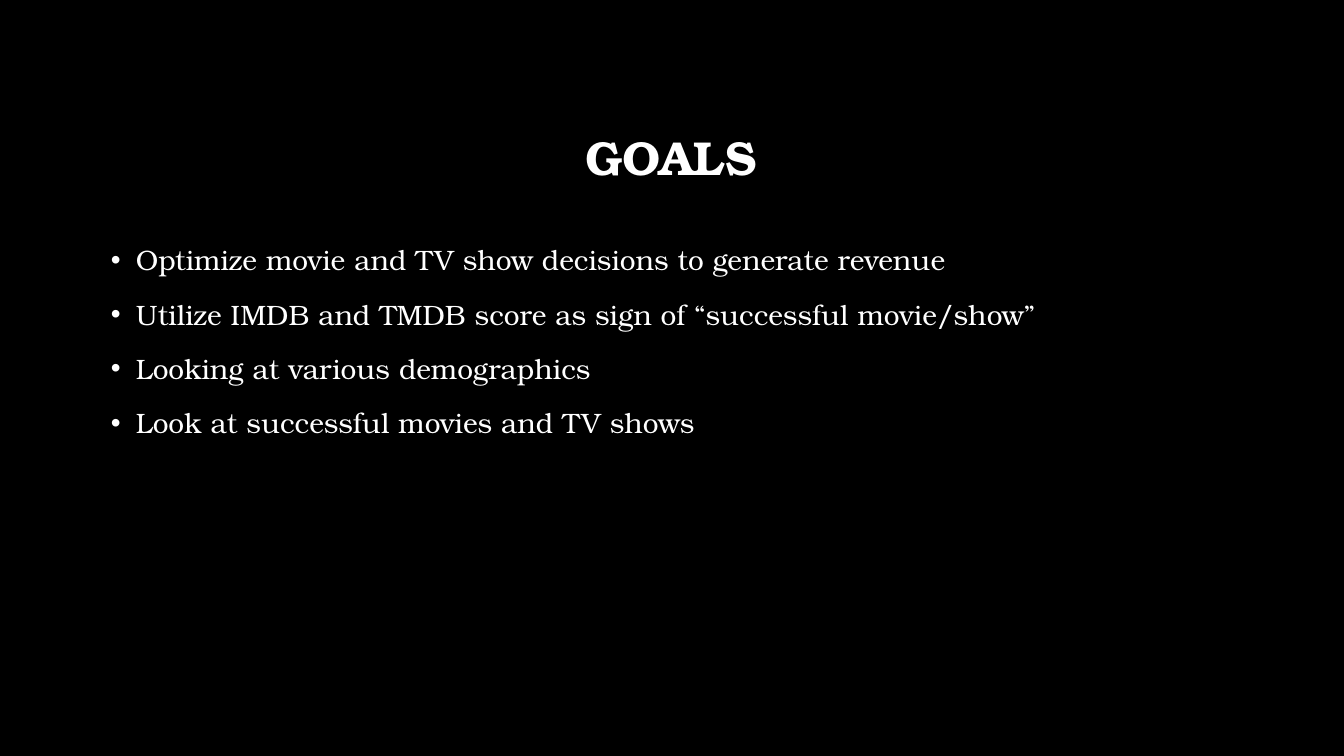
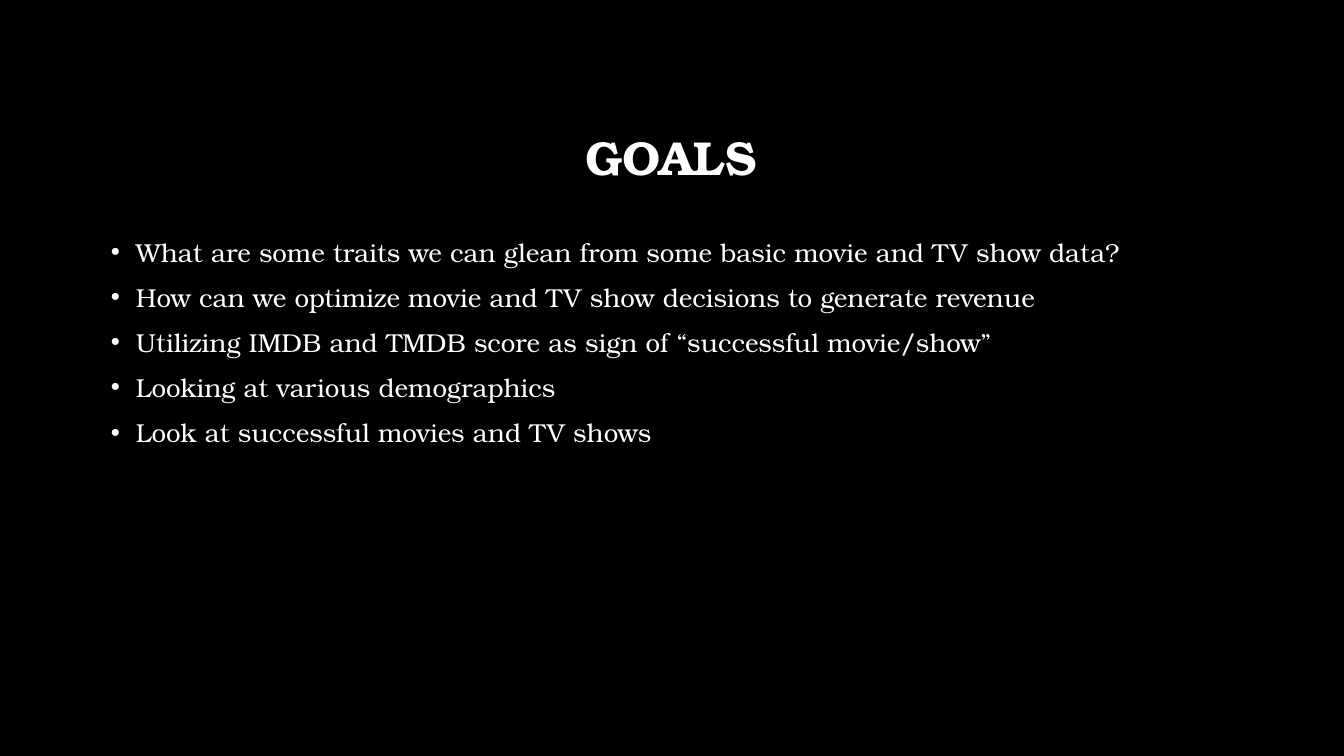
Before and after one commit to lutimoth/SpringboardMay2022, a slide deck: slide 2 of Craft a Data Story/Movie Data Exploration.pptx. Drawn at 1344x756 pixels with LibreOffice and Linux fonts; fonts in the diff are those of the drawing; background and template pictures are left out. Boxes give left, top, right and bottom in pixels: in the first picture for what was removed or moved away, otherwise in the second. Text is boxed around its words. In the diff, an @@ line names an element or a change of style, - is before the commit and + after.

```diff
--- a/Craft a Data Story/Movie Data Exploration.pptx
+++ b/Craft a Data Story/Movie Data Exploration.pptx
@@ text at (136,243,1119,359): text changed; size 20 to 18.5 pt @@
-• Optimize movie and TV show decisions to generate revenue
-• Utilize IMDB and TMDB score as sign of “successful movie/show”
+• What are some traits we can glean from some basic movie and TV show data?
+• How can we optimize movie and TV show decisions to generate revenue
+• Utilizing IMDB and TMDB score as sign of “successful movie/show”
@@ text at (136,378,651,443): size 20 to 18.5 pt in "Looking at various demographics", "Look at successful movies and TV shows"; line spacing 1.2 to 1 @@
```
